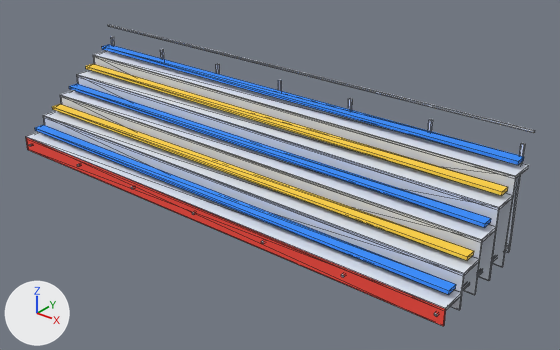
One commit to the glTF model smash-areia/godot/assets/models/bleachers.glb: the scene before it, then after it.
One viewpoint serves both versions: a camera (50 mm lens) standing at (13.3, -13.27, 10.24) and looking at (1.15, 1.91, 0.82). The axes (+X, +Y, +Z) are drawn at lower left. The lights are the same throughout. The older version comes first. Mesh edges are drawn as thin lines.

Names of what the first picture shows: 'Bleachers'.
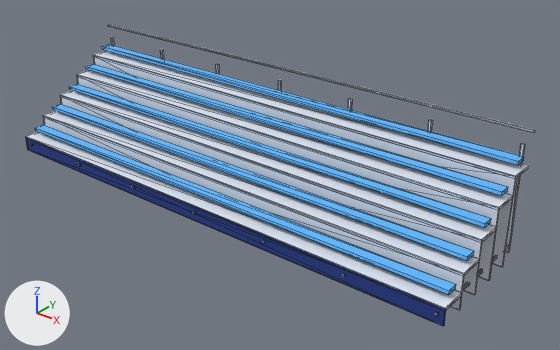
The change in detail:
Material 'BleachSeatA' (mat_bleachseata) changes colour from blue #2f8cff to blue #5fb8ff; in linear values from (0.0284, 0.262, 1.0) to (0.114, 0.479, 1.0).
Material 'BleachSkirt' (mat_bleachskirt) changes colour from red #ff4b3e to blue #1f3a8a; in linear values from (1.0, 0.0704, 0.0482) to (0.0137, 0.0423, 0.254).
Material 'BleachSeatB' (mat_bleachseatb) changes colour from yellow #ffd23f to blue #5fb8ff; in linear values from (1.0, 0.644, 0.0497) to (0.114, 0.479, 1.0).

Changed parts and their boxes [x1, y1, x2, y2] in the pictures (560 x 350 px):
'Bleachers', recoloured
    both: [26, 42, 524, 326]
